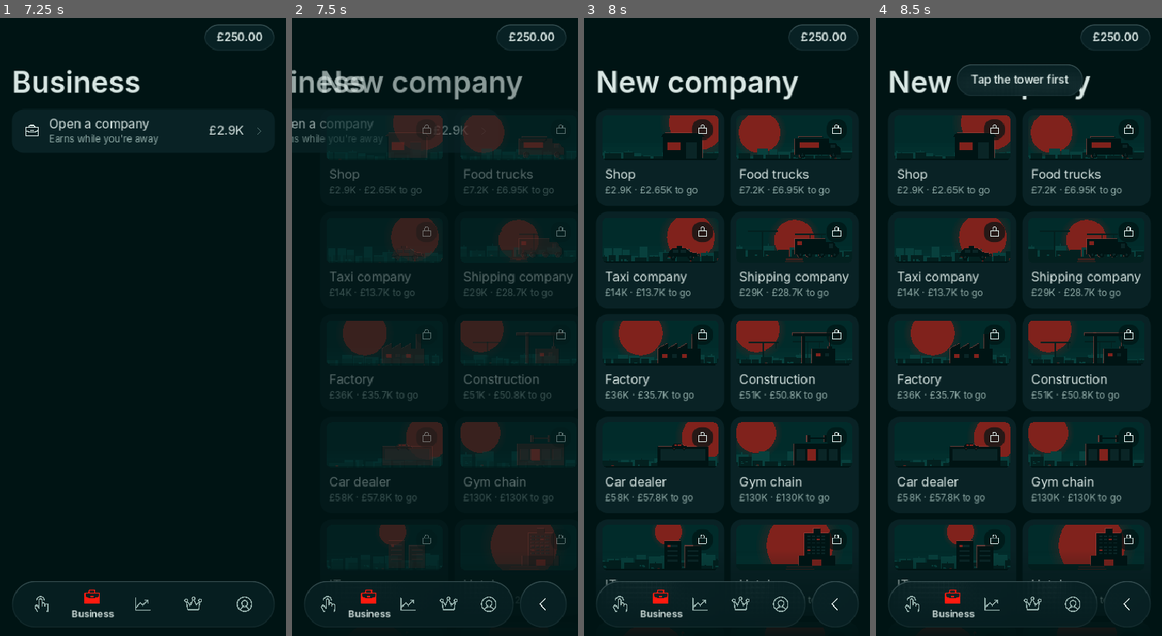
Above: before the commit, frames 1-4 (left to right).
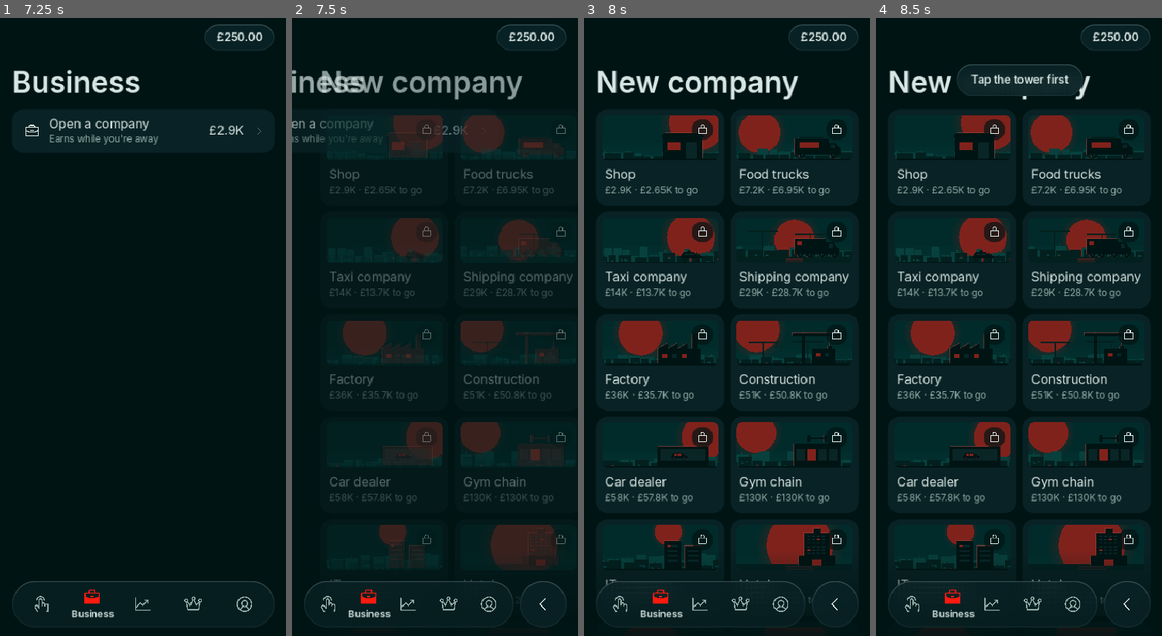
Above: after the commit, the same moments.

Repository: ytjustjosh17-cpu/MCG
Game: Godot game, scene res://scenes/main.tscn
Two runs of this game, one before a commit and one after it. Both use one fixed random seed, a clock stepped at 60 frames per second and the inputs below.
Inputs (mouse positions are in pixels of both pictures, inside the frame that each line leads up to):
- Up to frame 1 (7.25 s): click "Skip" at 0.5 s; click (28, 36) at 1.25 s; click (143, 289) at 2.02 s; click "Tap 400 times" at 2.75 s; click "Level up" at 3.5 s; click "Boost" at 4.25 s; click "Auto" at 5 s; click (40, 605) at 5.77 s; click (91, 605) at 6.52 s
- Up to frame 2 (7.5 s): click (435, 129) at 7.25 s
- Up to frame 3 (8 s): no input
- Up to frame 4 (8.5 s): click "Shop" at 8 s

Frame 1 is identical in both runs. In frame 2, less than 0.1% of the frame differs, in the area x 36-90%, y 19-73%; in frame 3, 0.1%, in the area x 7-84%, y 19-73%; in frame 4, 0.1%.

Commit message:
Pictures: no stray cloud bars on any scene, a smaller taxi under the cables with a thin rim light, the dealer's car inside the showroom, a readable passing car; home room with rounded corners, a sideboard on the floor for models, a mantel for the watch, the car's wheels on the floor, the sun kept inside the window, less empty floor; casino banner with rounded corners
Co-Authored-By: Claude Opus 5.5 <noreply@anthropic.com>
Claude-Session: https://claude.ai/code/session_01G43aEuqkjUy83khniNYyKE

Diff:
--- a/game/scripts/art.gd
+++ b/game/scripts/art.gd
@@ -116,7 +116,7 @@
 		"dealer":
 			_rect(ci, o, s, 8, 30, 104, 40, ink)
 			_rect(ci, o, s, 14, 36, 92, 22, win)
-			_car(ci, o, s * 0.55, 38 / 0.55 - 6, ink, red if lit > 0 else win)
+			_car(ci, o + Vector2(0, 19.0) * s, s * 0.55, 38 / 0.55 - 6, ink, red if lit > 0 else win)   # in the showroom, not on its roof
 		"screen":
 			_rect(ci, o, s, 22, 14, 34, 56, ink)
 			_rect(ci, o, s, 64, 24, 34, 46, ink)
@@ -500,14 +500,16 @@
 	var hero := w >= 220.0   # small thumbnails stay simple; big pictures get the detail
 	if hero:
 		# Thin cloud bands drifting across the sun, low in the sky.
-		for k in (2 if opt.get("clouds", true) else 0):
+		for k in (2 if opt.get("clouds", false) else 0):   # off by default: thin bands read as stray bars
 			var cy := sun_c.y + sun_r * (0.25 + 0.32 * k)
-			var cw := sun_r * (2.6 - k * 0.7)
-			var cx := sun_c.x - cw * (0.55 + 0.1 * k)
-			# Only across the sun's face: past its edge a band read as a stray bar.
-			var band := UI.rounded_rect_poly(Rect2(cx, cy, cw, maxf(2.0, h * 0.012)), 2.0)
-			for piece in Geometry2D.intersect_polygons(band, UI.circle_poly(sun_c, sun_r - 1.0, 96)):
-				_fill(ci, piece, clip, Color(UI.SKY, 0.85))
+			# Short, soft wisps well inside the sun's face: long full-width
+			# bands read as stray bars running to the edge of the picture.
+			var cw := sun_r * (1.0 - k * 0.35)
+			var cx := sun_c.x - cw * (0.62 - 0.2 * k)
+			var ch := maxf(2.0, h * 0.012)
+			var band := UI.rounded_rect_poly(Rect2(cx, cy, cw, ch), ch * 0.5)
+			for piece in Geometry2D.intersect_polygons(band, UI.circle_poly(sun_c, sun_r * 0.92, 96)):
+				_fill(ci, piece, clip, Color(UI.SKY, 0.6))
 		# A few birds far off.
 		for k in 3:
 			var bp := o + Vector2(w * rng.randf_range(0.1, 0.6), h * rng.randf_range(0.1, 0.32))
@@ -634,6 +636,8 @@
 	o2["pylon_x"] = 0.13   # left: the building always stands on the right
 	backdrop(ci, rect, clip, sc, r, red, sd, o2, red)
 	var s := minf(rect.size.x / 150.0, (rect.size.y - 10.0) / 78.0)
+	if kind == "taxi":
+		s *= 0.72   # a car is small next to buildings: full size it filled the sky and hit the cables
 	var o := rect.position + Vector2(rect.size.x - 124.0 * s - 6.0, rect.size.y - 74.0 * s)
 	if String(opt.get("ground", "")) == "water":
 		o.y -= rect.size.y * 0.06
@@ -641,7 +645,7 @@
 		# Rim light: the silhouette once more, nudged towards the sun in a warm
 		# tint, so the edges facing the sun catch its light.
 		var bc := o + Vector2(60.0, 40.0) * s
-		var toward := (sc - bc).normalized() * maxf(1.0, s * 1.6)
+		var toward := (sc - bc).normalized() * clampf(s * 0.5, 1.0, 2.0)   # a thin edge, never a second outline
 		draw(ci, kind, o + toward, s, lit, red, Color(red.lerp(UI.FLASH, 0.2), 0.62))
 	draw(ci, kind, o, s, lit, red)
 	if String(opt.get("ground", "")) != "water":
@@ -758,6 +762,11 @@
 				var a := clampf(minf(x - rad, w - rad - x) / 20.0, 0.0, 1.0)
 				if a > 0.0:
 					draw_colored_polygon(PackedVector2Array([Vector2(x, y), Vector2(x, y - ch * 0.6), Vector2(x + cw * 0.25, y - ch), Vector2(x + cw * 0.7, y - ch), Vector2(x + cw, y - ch * 0.5), Vector2(x + cw, y)]), Color(UI.INK, a))
+					# A lit roof line and wheels, so it reads as a car and not a stray blob.
+					draw_line(Vector2(x + cw * 0.25, y - ch), Vector2(x + cw * 0.7, y - ch), Color(UI.SUB, 0.55 * a), 1.0)
+					for wx in [x + cw * 0.22, x + cw * 0.78]:
+						draw_circle(Vector2(wx, y), ch * 0.22, Color(UI.INK, a))
+						draw_circle(Vector2(wx, y), ch * 0.09, Color(UI.SUB, 0.6 * a))
 					draw_rect(Rect2(x + cw - 2.0, y - ch * 0.45, 2.0, 2.0), Color(UI.FLASH, a), true)
 					draw_rect(Rect2(x + cw, y - ch * 0.45, 10.0, 2.0), Color(UI.FLASH, 0.25 * a), true)
 		elif ground == "water":
--- a/game/scripts/casino_page.gd
+++ b/game/scripts/casino_page.gd
@@ -271,6 +271,10 @@
 				draw_line(Vector2(door.get_center().x, door.position.y), Vector2(door.get_center().x, door.end.y), UI.SIDE, 2.0)
 				draw_rect(Rect2(Vector2(door.position.x - 10.0, door.position.y - 5.0), Vector2(door.size.x + 20.0, 5.0)), UI.TRACK)
 				draw_rect(Rect2(Vector2(door.position.x - 6.0, s.y - 4.0), Vector2(door.size.x + 12.0, 4.0)), UI.RAISED)
+				# Round the corners like every other picture card.
+				for piece in Geometry2D.clip_polygons(UI.rect_poly(Rect2(Vector2.ZERO, s)), UI.rounded_rect_poly(Rect2(Vector2.ZERO, s), 16.0)):
+					if not Geometry2D.is_polygon_clockwise(piece):
+						draw_colored_polygon(piece, UI.BG)
 			"forge":
 				# A furnace window: an iron frame, a molten seam, gems inside.
 				var fr := Rect2(Vector2(s.x * 0.08, s.y * 0.14), Vector2(s.x * 0.84, s.y * 0.72))
--- a/game/scripts/home_page.gd
+++ b/game/scripts/home_page.gd
@@ -123,11 +123,11 @@
 		queue_redraw()
 
 	const SHELF_X := 0.35   # the display shelf: left edge and width, as shares of the room
-	const SHELF_W := 0.36
-	const SHELF_Y := 0.47
+	const SHELF_W := 0.3
+	const SHELF_Y := 0.6   # a low sideboard standing on the floor, below the window's middle
 
 	func _floor_y() -> float:
-		return size.y * 0.8
+		return size.y * 0.86
 
 	func _place_items() -> void:
 		for ch in get_children():
@@ -139,18 +139,20 @@
 		# A painting on the wall, left of the window.
 		var art := HomePage.best_item("art")
 		if art >= 0:
-			_add(ItemArt.new("art", art, 64.0), Vector2(w * 0.06, size.y * 0.16))
+			# Smaller in a short (sideways) room, so it never touches the mantel below.
+			var asz := clampf(size.y * 0.46 - 44.0 - size.y * 0.08, 36.0, 64.0) if tier >= 6 else 64.0
+			_add(ItemArt.new("art", art, asz), Vector2(w * 0.06, minf(size.y * 0.16, size.y * 0.08 if tier >= 6 else size.y * 0.16)))
 		# A watch on the side table (on the mantel once there is a fireplace).
 		var watch := HomePage.best_item("watches")
 		if watch >= 0:
 			var wp := Vector2(w * 0.09, fy - 48.0)
 			if tier >= 6:
-				wp = Vector2(w * 0.05 + w * 0.11 - 15.0, size.y * 0.46 - 30.0)
+				wp = Vector2(w * 0.05 + w * 0.11 - 15.0, size.y * 0.46 - 36.0)   # on the mantel
 			_add(ItemArt.new("watches", watch, 30.0), wp)
 		# A car in the garage bay on the right (from the town house up).
 		var car := HomePage.best_item("cars")
 		if car >= 0:
-			_add(ItemArt.new("cars", car, 78.0), Vector2(w * 0.76, fy - 42.0))
+			_add(ItemArt.new("cars", car, 78.0), Vector2(w * 0.76, fy - 64.0))   # wheels on the floor, not past it
 		# Models and relics on the display shelf.
 		var x := w * SHELF_X + 6.0
 		_shelf = false
@@ -219,12 +221,15 @@
 		# A display shelf for models and relics: a back panel and two posts,
 		# so the pieces stand on furniture, not in the window.
 		if _shelf:
-			var shelf := Rect2(w * SHELF_X, h * SHELF_Y - 36.0, w * SHELF_W, 36.0)
-			draw_rect(shelf, UI.SIDE, true)
-			draw_rect(Rect2(shelf.position.x, h * SHELF_Y, shelf.size.x, 4.0), UI.INK, true)
-			draw_rect(Rect2(shelf.position.x, shelf.position.y, 3.0, 40.0), UI.INK, true)
-			draw_rect(Rect2(shelf.end.x - 3.0, shelf.position.y, 3.0, 40.0), UI.INK, true)
-			draw_rect(Rect2(shelf.position.x, shelf.position.y, shelf.size.x, 3.0), UI.INK, true)
+			# A sideboard: the pieces stand on its top, and it stands on the floor.
+			var top_y := h * SHELF_Y
+			var board := Rect2(w * SHELF_X, top_y, w * SHELF_W, fy - top_y)
+			draw_rect(board, UI.TRACK, true)
+			draw_rect(Rect2(board.position.x - 4.0, top_y - 4.0, board.size.x + 8.0, 5.0), UI.INK, true)   # the top
+			draw_rect(Rect2(board.position.x - 4.0, top_y - 4.0, board.size.x + 8.0, 1.5), Color(UI.TEXT, 0.12), true)
+			for d in 3:   # three doors
+				var dx := board.position.x + board.size.x * float(d) / 3.0
+				draw_rect(Rect2(dx + 3.0, top_y + 6.0, board.size.x / 3.0 - 6.0, board.size.y - 10.0), UI.RAISED, true)
 		# Furniture, richer as you move up.
 		if tier == 0:
 			draw_rect(Rect2(w * 0.08, fy - 16.0, w * 0.34, 16.0), UI.TRACK, true)   # a mattress on the floor
@@ -273,6 +278,10 @@
 			var fx := w * 0.05
 			draw_rect(Rect2(fx, h * 0.46, w * 0.22, fy - h * 0.46), UI.TRACK, true)
 			draw_rect(Rect2(fx + w * 0.04, h * 0.56, w * 0.14, fy - h * 0.56), UI.INK, true)
+			draw_rect(Rect2(fx - 6.0, h * 0.46 - 6.0, w * 0.22 + 12.0, 6.0), UI.INK, true)   # the mantel shelf
+			draw_rect(Rect2(fx - 6.0, h * 0.46 - 6.0, w * 0.22 + 12.0, 1.5), Color(UI.TEXT, 0.12), true)
+			for k3 in 4:   # the fire's warm glow on the hearth
+				draw_circle(Vector2(fx + w * 0.11, fy - 8.0), 26.0 - k3 * 6.0, Color(UI.RED, 0.06))
 			draw_colored_polygon(PackedVector2Array([Vector2(fx + w * 0.07, fy), Vector2(fx + w * 0.11, fy - 22.0), Vector2(fx + w * 0.15, fy)]), UI.RED)
 		if tier >= 7:
 			# Gold trim along the ceiling.
@@ -284,6 +293,10 @@
 			var glow := Vector2(w * 0.68, fy - 66.0) if tier >= 2 else Vector2(w * 0.3, h * 0.2 + 5.0)
 			for k2 in 5:
 				draw_circle(glow, 70.0 - k2 * 12.0, Color(UI.FLASH, 0.03 * n2))
+		# Round the corners like every other card.
+		for piece in Geometry2D.clip_polygons(UI.rect_poly(Rect2(Vector2.ZERO, size)), UI.rounded_rect_poly(Rect2(Vector2.ZERO, size), 16.0)):
+			if not Geometry2D.is_polygon_clockwise(piece):
+				draw_colored_polygon(piece, UI.BG)
 
 	func _view(r: Rect2) -> void:
 		## What you see through the window: sky, the sun at its real height,
@@ -292,7 +305,8 @@
 		var sun := SkyTime.sun_center(r.size.x, r.size.y, Vector2(r.size.x * 0.7, r.size.y * 0.28))
 		var sr := minf(r.size.x, r.size.y) * 0.22
 		if sun.y + sr > 0.0:
-			draw_circle(r.position + sun, sr, SkyTime.sun_colour())
+			for piece in Geometry2D.intersect_polygons(UI.circle_poly(r.position + sun, sr, 48), UI.rect_poly(r)):
+				draw_colored_polygon(piece, SkyTime.sun_colour())   # never past the window frame
 		var sea := tier in [5, 8]
 		var base := r.position.y + r.size.y
 		if sea:
